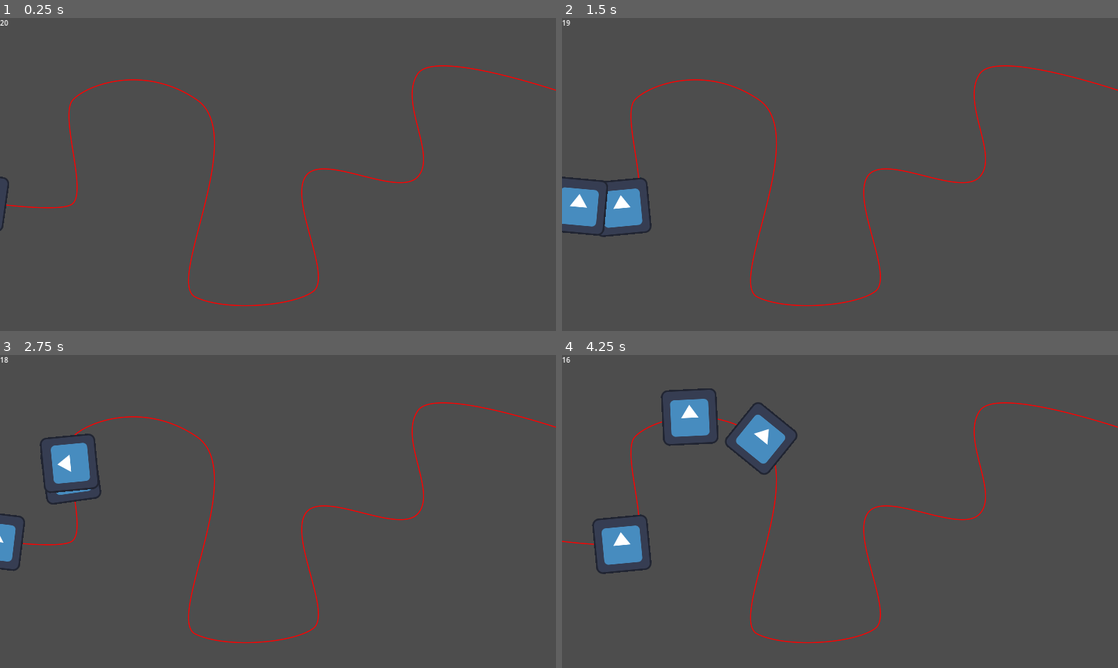
Above: before the commit, frames 1-4 (two rows, left to right).
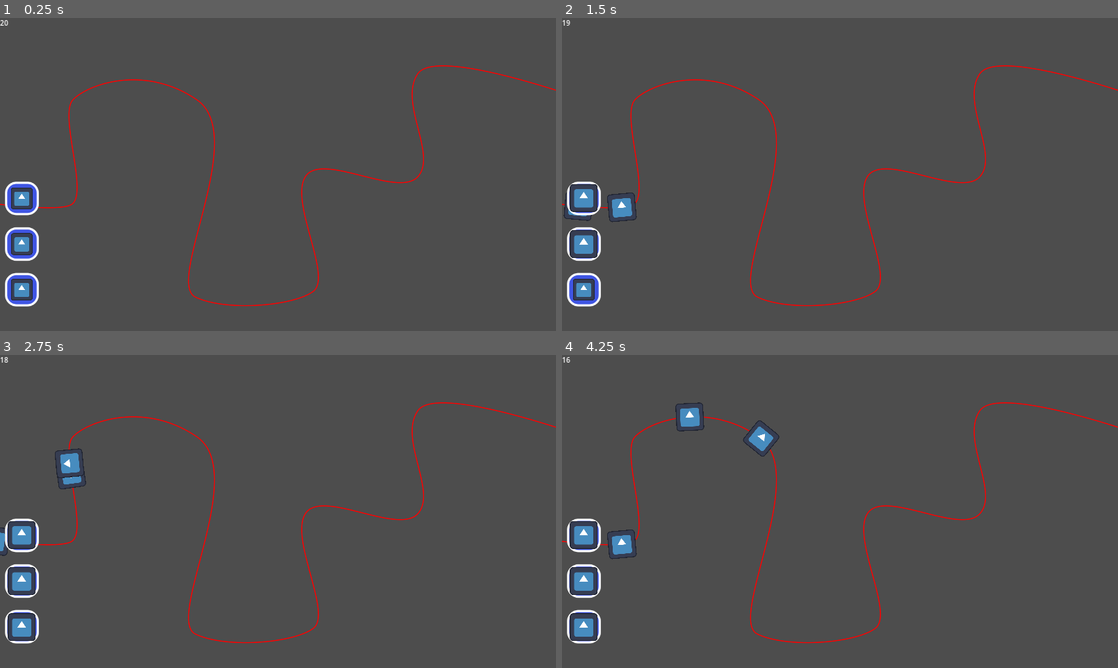
Above: after the commit, the same moments.

Repository: Galitie/20-sec-game-jam
Game: Godot game, scene res://Prototype/main.tscn
Two runs of this game, one before a commit and one after it. Both use one fixed random seed, a clock stepped at 60 frames per second and the inputs below. The engine's default icon, where the game draws it, is replaced by a stand-in: a white triangle on a blue panel in a dark square.
Inputs (mouse positions are in pixels of both pictures, inside the frame that each line leads up to):
- Up to frame 1 (0.25 s): no input
- Up to frame 2 (1.5 s): click (584, 199) at 0.52 s; click (584, 243) at 1.27 s
- Up to frame 3 (2.75 s): click (22, 627) at 2.02 s
- Up to frame 4 (4.25 s): click (584, 536) at 2.77 s; click (584, 580) at 3.52 s

The runs differ from the first frame. In frame 1, 1.5% of the frame differs, in the area x 0-7%, y 50-93%; in frame 2, 2.5%; in frame 3, 2.5%; in frame 4, 4.0%, in the area x 0-43%, y 10-93%.

Commit message:
added buildbar UI and start of drag and drop feature

Diff:
--- /dev/null
+++ b/Prototype/UI.gd
@@ -0,0 +1,14 @@
+extends CanvasLayer
+
+
+func set_tower_preview(tower_type, mouse_position):
+	var drag_tower = load("res://Scenes/Towers/" + tower_type + ".tscn").instantiate()
+	drag_tower.set_name("DragTower")
+	#drag_tower.modulate = Color("ad54ff3c")
+
+	var control = Control.new()
+	control.add_child(drag_tower, true)
+	control.global_position = mouse_position
+	control.set_name("TowerPreview")
+	add_child(control, true)
+	#move_child(get_node("TowerPreview"), 0)
--- a/Prototype/main.gd
+++ b/Prototype/main.gd
@@ -1,6 +1,11 @@
 extends Node2D
 
-var sec_between_enemies: float = 1
+var sec_between_enemies = 1
+
+var build_mode = false
+var build_location
+var build_type
+
 # enemies are objects, add a object to the array below to add more enemies
 # enemies have a default health of 3 and a default speed of 150
 # they will spawn in order from the start of the array to the end
@@ -10,15 +15,21 @@
 	{"hp": 3, "speed": 100},
 	]
 
-
 # Called when the node enters the scene tree for the first time.
 func _ready():
+	for i in get_tree().get_nodes_in_group("build_buttons"):
+		i.pressed.connect(initiate_build_mode.bind(i.name))
 	start_enemy_wave()
 
 # Called every frame. 'delta' is the elapsed time since the previous frame.
 func _process(delta):
 	pass
 
+
+func initiate_build_mode(tower_type):
+	build_type = tower_type
+	build_mode = true
+	get_node("CanvasLayer").set_tower_preview(build_type, get_global_mouse_position())
 
 func start_enemy_wave():
 	for i in enemies.size():
--- a/Prototype/main.tscn
+++ b/Prototype/main.tscn
@@ -1,8 +1,10 @@
-[gd_scene load_steps=5 format=3 uid="uid://cea8a48vu8quh"]
+[gd_scene load_steps=7 format=3 uid="uid://cea8a48vu8quh"]
 
-[ext_resource type="Script" path="res://Prototype/main.gd" id="1_gkpcp"]
+[ext_resource type="Script" path="res://Prototype/Main.gd" id="1_udfr5"]
 [ext_resource type="Script" path="res://Prototype/EnemyPath.gd" id="2_evcy1"]
 [ext_resource type="Script" path="res://Prototype/SecondsTimer.gd" id="3_3ds8k"]
+[ext_resource type="Script" path="res://Prototype/UI.gd" id="4_fxjjm"]
+[ext_resource type="PackedScene" uid="uid://b2xbq2abl5y8g" path="res://Scenes/UI/HUD.tscn" id="4_hw5bm"]
 
 [sub_resource type="Curve2D" id="Curve2D_l10r2"]
 _data = {
@@ -11,7 +13,7 @@
 point_count = 10
 
 [node name="Main" type="Node2D"]
-script = ExtResource("1_gkpcp")
+script = ExtResource("1_udfr5")
 
 [node name="EnemyPath" type="Path2D" parent="."]
 curve = SubResource("Curve2D_l10r2")
@@ -22,3 +24,10 @@
 offset_bottom = 23.0
 text = "20 Second Timer"
 script = ExtResource("3_3ds8k")
+
+[node name="TowerContainer" type="Node2D" parent="."]
+
+[node name="CanvasLayer" type="CanvasLayer" parent="."]
+script = ExtResource("4_fxjjm")
+
+[node name="UI" parent="CanvasLayer" instance=ExtResource("4_hw5bm")]
--- a/Scenes/Enemies/EnemyType1.tscn
+++ b/Scenes/Enemies/EnemyType1.tscn
@@ -10,6 +10,7 @@
 script = ExtResource("1_hkgds")
 
 [node name="Sprite2D" type="Sprite2D" parent="."]
+scale = Vector2(0.5, 0.5)
 texture = ExtResource("2_ht0wv")
 
 [node name="Area2D" type="Area2D" parent="Sprite2D"]
--- /dev/null
+++ b/Scenes/Towers/TowerType1.tscn
@@ -0,0 +1,9 @@
+[gd_scene load_steps=2 format=3 uid="uid://dat7jpxvsibul"]
+
+[ext_resource type="Texture2D" uid="uid://bwsyou5hqi5qo" path="res://icon.svg" id="1_6fgsv"]
+
+[node name="TowerType1" type="Node2D"]
+
+[node name="Base" type="Sprite2D" parent="."]
+scale = Vector2(0.5, 0.5)
+texture = ExtResource("1_6fgsv")
--- /dev/null
+++ b/Scenes/Towers/TowerType2.tscn
@@ -0,0 +1,9 @@
+[gd_scene load_steps=2 format=3 uid="uid://dhm3biq7ch12l"]
+
+[ext_resource type="Texture2D" uid="uid://bwsyou5hqi5qo" path="res://icon.svg" id="1_imwlo"]
+
+[node name="TowerType1" type="Node2D"]
+
+[node name="Base" type="Sprite2D" parent="."]
+scale = Vector2(0.5, 0.5)
+texture = ExtResource("1_imwlo")
--- /dev/null
+++ b/Scenes/Towers/TowerType3.tscn
@@ -0,0 +1,9 @@
+[gd_scene load_steps=2 format=3 uid="uid://c7lplljo31fqq"]
+
+[ext_resource type="Texture2D" uid="uid://bwsyou5hqi5qo" path="res://icon.svg" id="1_4tqdt"]
+
+[node name="TowerType1" type="Node2D"]
+
+[node name="Base" type="Sprite2D" parent="."]
+scale = Vector2(0.5, 0.5)
+texture = ExtResource("1_4tqdt")
--- /dev/null
+++ b/Scenes/UI/HUD.tscn
@@ -0,0 +1,102 @@
+[gd_scene load_steps=3 format=3 uid="uid://b2xbq2abl5y8g"]
+
+[ext_resource type="Texture2D" uid="uid://bwsyou5hqi5qo" path="res://icon.svg" id="1_kp1cd"]
+[ext_resource type="Texture2D" uid="uid://ce18o8kcg5fx0" path="res://Assets/UI/ButtonBackground.png" id="1_t22x8"]
+
+[node name="UI" type="Control"]
+layout_mode = 3
+anchors_preset = 15
+anchor_right = 1.0
+anchor_bottom = 1.0
+grow_horizontal = 2
+grow_vertical = 2
+
+[node name="BuildBar" type="VBoxContainer" parent="."]
+custom_minimum_size = Vector2(100, 400)
+layout_mode = 1
+anchors_preset = 2
+anchor_top = 1.0
+anchor_bottom = 1.0
+offset_top = -400.0
+offset_right = 100.0
+grow_vertical = 0
+theme_override_constants/separation = 25
+alignment = 1
+
+[node name="TowerType1" type="TextureButton" parent="BuildBar" groups=["build_buttons"]]
+custom_minimum_size = Vector2(80, 80)
+layout_mode = 2
+size_flags_horizontal = 4
+size_flags_vertical = 4
+texture_normal = ExtResource("1_t22x8")
+ignore_texture_size = true
+stretch_mode = 0
+
+[node name="MarginContainer" type="MarginContainer" parent="BuildBar/TowerType1"]
+layout_mode = 1
+anchors_preset = 15
+anchor_right = 1.0
+anchor_bottom = 1.0
+grow_horizontal = 2
+grow_vertical = 2
+theme_override_constants/margin_left = 15
+theme_override_constants/margin_top = 15
+theme_override_constants/margin_right = 15
+theme_override_constants/margin_bottom = 15
+
+[node name="Icon" type="TextureRect" parent="BuildBar/TowerType1/MarginContainer"]
+layout_mode = 2
+texture = ExtResource("1_kp1cd")
+expand_mode = 1
+
+[node name="TowerType2" type="TextureButton" parent="BuildBar" groups=["build_buttons"]]
+custom_minimum_size = Vector2(80, 80)
+layout_mode = 2
+size_flags_horizontal = 4
+size_flags_vertical = 4
+texture_normal = ExtResource("1_t22x8")
+ignore_texture_size = true
+stretch_mode = 0
+
+[node name="MarginContainer" type="MarginContainer" parent="BuildBar/TowerType2"]
+layout_mode = 1
+anchors_preset = 15
+anchor_right = 1.0
+anchor_bottom = 1.0
+grow_horizontal = 2
+grow_vertical = 2
+theme_override_constants/margin_left = 15
+theme_override_constants/margin_top = 15
+theme_override_constants/margin_right = 15
+theme_override_constants/margin_bottom = 15
+
+[node name="Icon" type="TextureRect" parent="BuildBar/TowerType2/MarginContainer"]
+layout_mode = 2
+texture = ExtResource("1_kp1cd")
+expand_mode = 1
+
+[node name="TowerType3" type="TextureButton" parent="BuildBar" groups=["build_buttons"]]
+custom_minimum_size = Vector2(80, 80)
+layout_mode = 2
+size_flags_horizontal = 4
+size_flags_vertical = 4
+texture_normal = ExtResource("1_t22x8")
+ignore_texture_size = true
+stretch_mode = 0
+
+[node name="MarginContainer" type="MarginContainer" parent="BuildBar/TowerType3"]
+layout_mode = 1
+anchors_preset = 15
+anchor_right = 1.0
+anchor_bottom = 1.0
+grow_horizontal = 2
+grow_vertical = 2
+theme_override_constants/margin_left = 15
+theme_override_constants/margin_top = 15
+theme_override_constants/margin_right = 15
+theme_override_constants/margin_bottom = 15
+
+[node name="Icon" type="TextureRect" parent="BuildBar/TowerType3/MarginContainer"]
+layout_mode = 2
+texture = ExtResource("1_kp1cd")
+expand_mode = 1
--- a/project.godot
+++ b/project.godot
@@ -11,7 +11,7 @@
 [application]
 
 config/name="20SecGameJam"
-run/main_scene="res://Prototype/main.tscn"
+run/main_scene="res://Prototype/Main.tscn"
 config/features=PackedStringArray("4.1", "Forward Plus")
 config/icon="res://icon.svg"
 
Binary file added: Assets/UI/ButtonBackground.png
Not shown, added: Assets/UI/ButtonBackground.png.import
